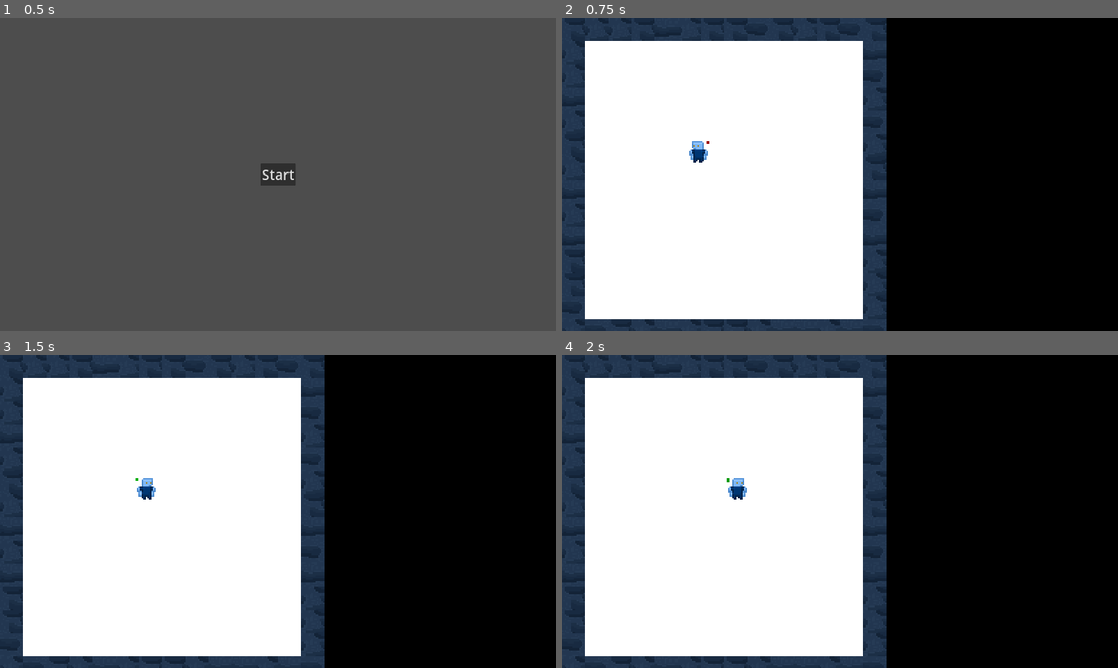
Above: before the commit, frames 1-4 (two rows, left to right).
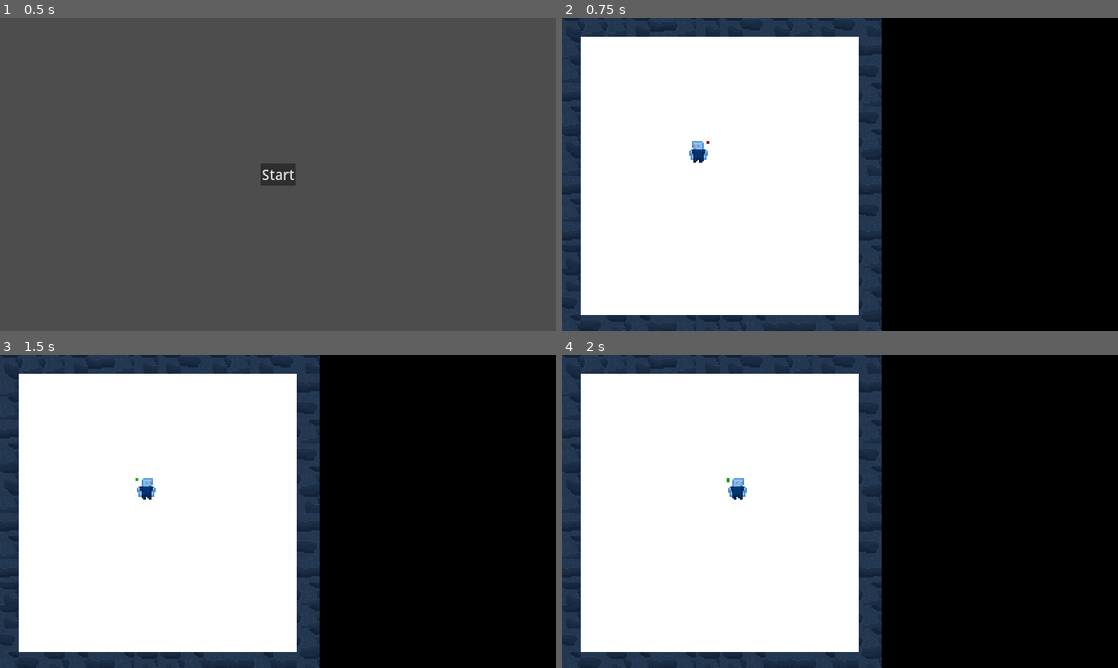
Above: after the commit, the same moments.

Repository: calvinowen27/LiveDieEscape
Game: Godot game, scene res://scenes/ui/title_screen.tscn
Two runs of this game, one before a commit and one after it. Both use one fixed random seed, a clock stepped at 60 frames per second and the inputs below.
Inputs:
- Up to frame 1 (0.5 s): no input
- Up to frame 2 (0.75 s): click "Start" at 0.5 s
- Up to frame 3 (1.5 s): tap Enter at 1.25 s; hold D (move_right) from 1.28 s (still down); hold Shift (run) from 1.28 s (still down)
- Up to frame 4 (2 s): keep holding D (move_right); keep holding Shift (run)

Frame 1 is identical in both runs. In frame 2, 4.7% of the frame differs, in the area x 0-59%, y 0-100%; in frame 3, 4.7%; in frame 4, 4.7%.

Commit message:
offset tilemap position

Diff:
--- a/scenes/levels/level_0/room_0_0.tscn
+++ b/scenes/levels/level_0/room_0_0.tscn
@@ -9,8 +9,9 @@
 position = Vector2(474, 459)
 
 [node name="TileMapLayer" type="TileMapLayer" parent="."]
+position = Vector2(-16, -16)
 scale = Vector2(5, 5)
-tile_map_data = PackedByteArray("AAAAAAAAAAABAAEAAAABAAAAAAA …(360 unchanged characters)… NAAsAAAABAAAAAAANAAwAAAABAAAAAAANAA0AAAAAAAEAAAAMAA0AAAAAAAAAAAALAA0AAAABAAAAAAAK …(370 unchanged characters)…
+tile_map_data = PackedByteArray("AAAAAAAAAAABAAEAAAABAAAAAAA …(360 unchanged characters)… NAAsAAAABAAAAAAANAAwAAAABAAAAAAANAA0AAAABAAEAAAAMAA0AAAAAAAAAAAALAA0AAAABAAAAAAAK …(370 unchanged characters)…
 tile_set = ExtResource("2_k6tla")
 
 [node name="RoomBounds" type="ReferenceRect" parent="."]
